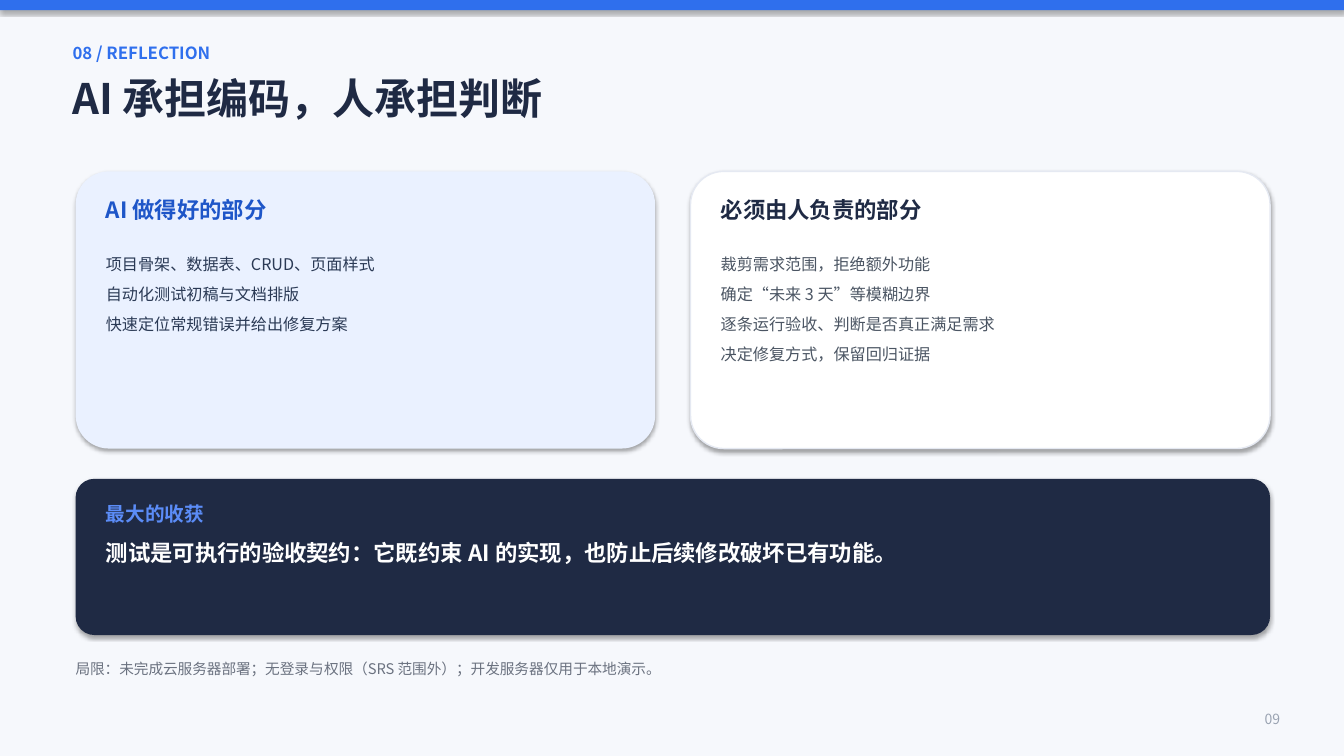
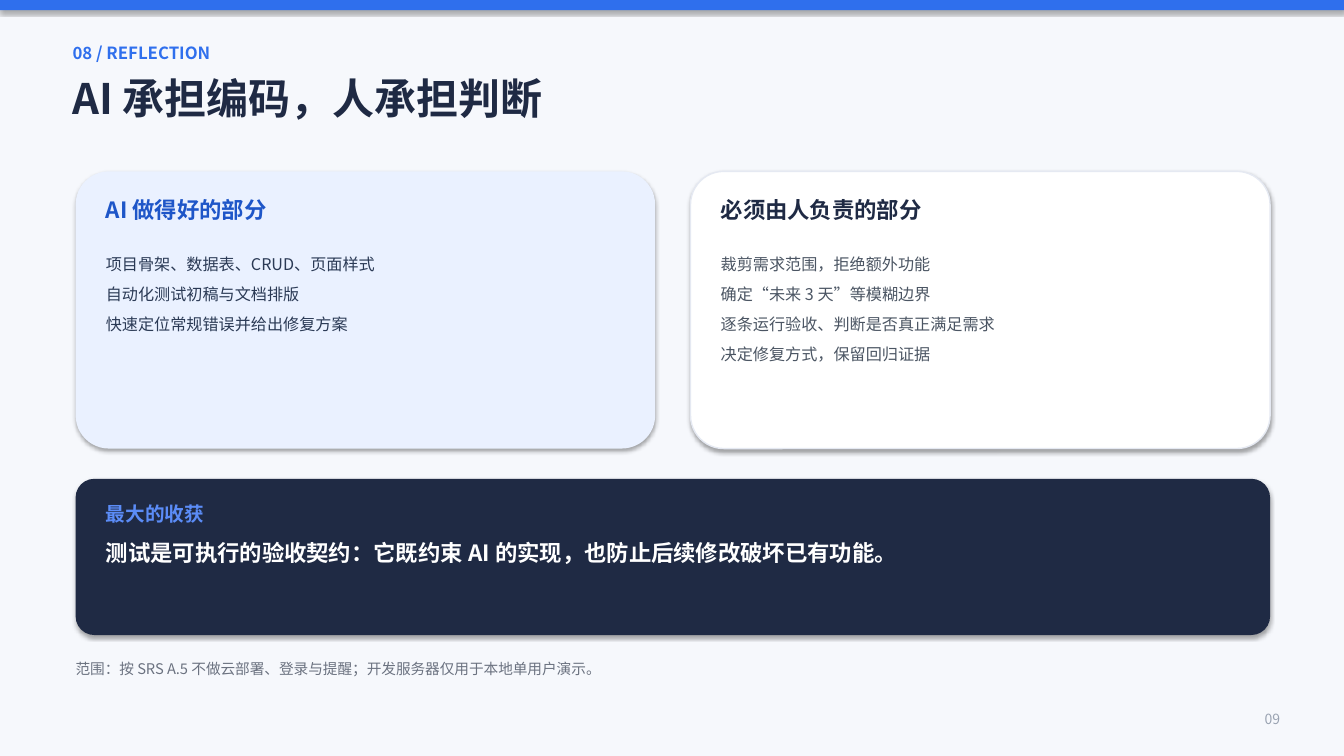
Before and after one commit to yq-wcq/24-2-_242806010229_StudyTask, a slide deck: slide 9 of docs/实验一演示.pptx. Drawn at 1344x756 pixels with LibreOffice and Linux fonts; fonts in the diff are those of the drawing. Boxes give left, top, right and bottom in pixels: in the first picture for what was removed or moved away, otherwise in the second. Text is boxed around its words. In the diff, an @@ line names an element or a change of style, - is before the commit and + after.

```diff
--- a/docs/实验一演示.pptx
+++ b/docs/实验一演示.pptx
@@ text at (x1=76, y1=661, x2=600, y2=676): text changed @@
-局限：未完成云服务器部署；无登录与权限（SRS 范围外）；开发服务器仅用于本地演示。
+范围：按 SRS A.5 不做云部署、登录与提醒；开发服务器仅用于本地单用户演示。
```
Also in this commit, not shown: 4 other slides changed, 8 other files.
